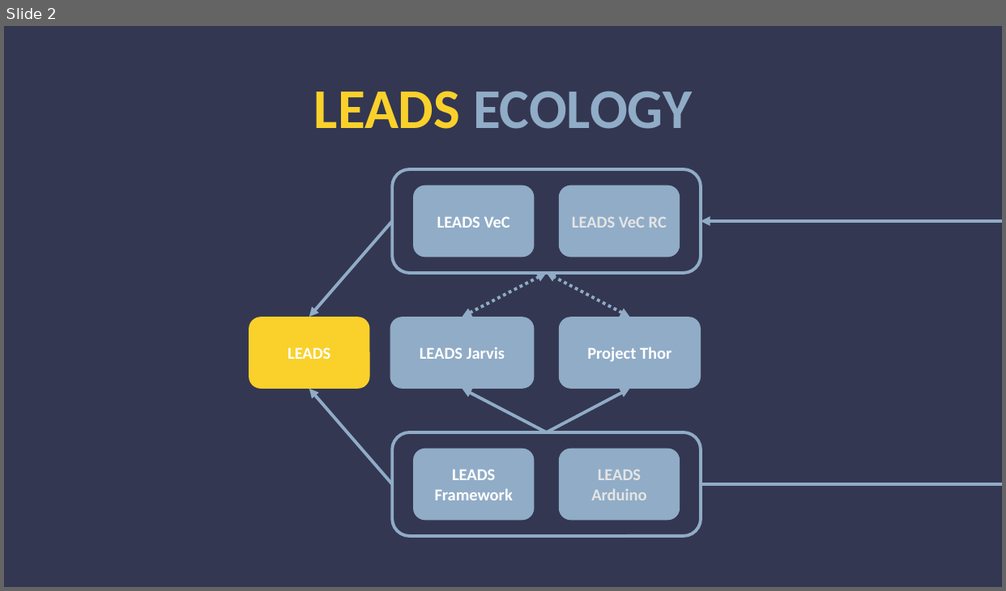
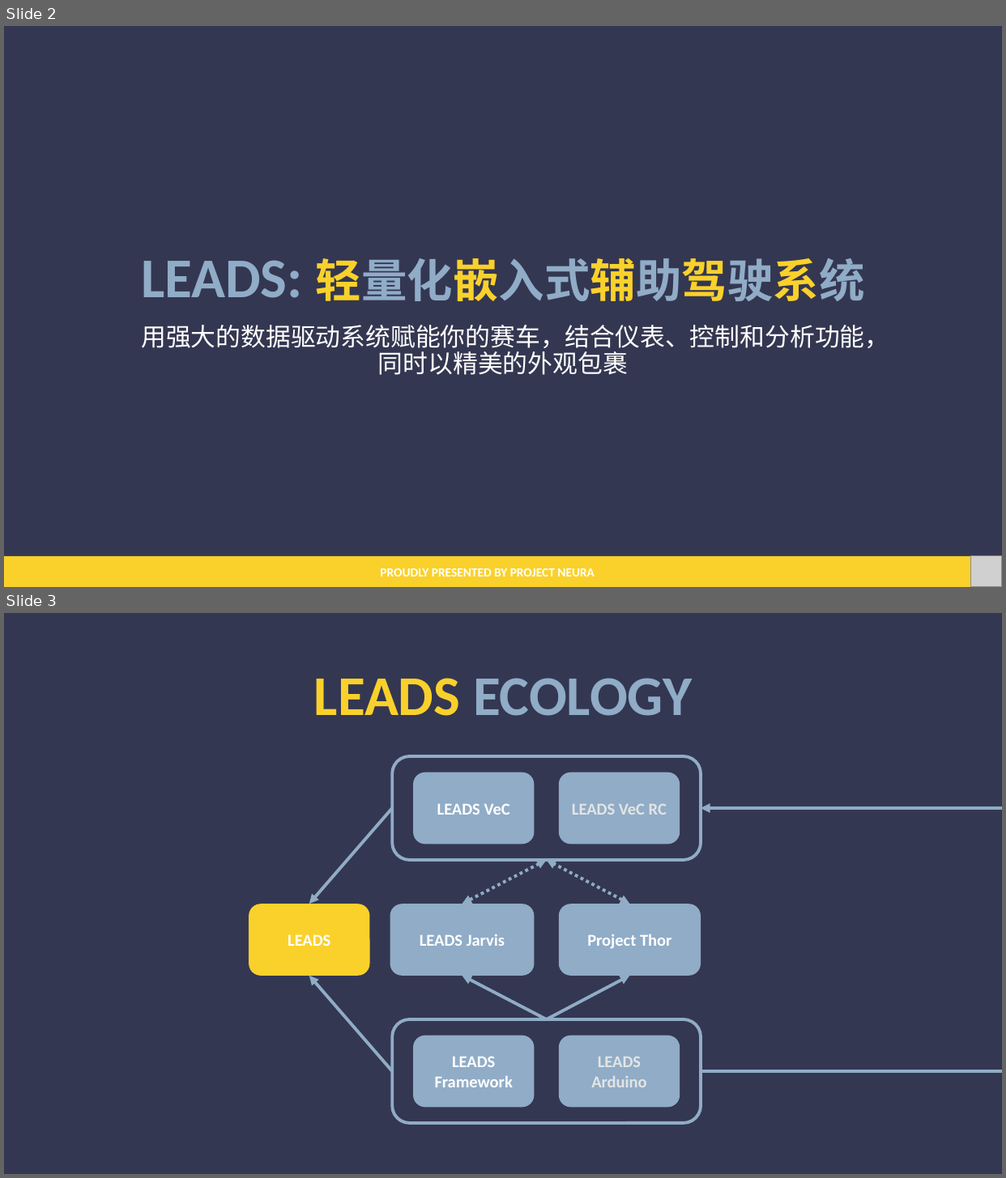
Before and after one commit to ProjectNeura/LEADS, a slide deck: docs/LEADS.pptx. Shown one above the other, each under a label of ours: slide 2 before the commit, slides 2 and 3 after it. The pictures are 1006x591 and 1006x1178 pixels, drawn with LibreOffice and Linux fonts; fonts in the diff are those of the drawing; grey boxes stand for pictures. Boxes give left, top, right and bottom in pixels: in the first picture for what was removed or moved away, otherwise in the second. Text is boxed around its words. In the diff, an @@ line names an element or a change of style, - is before the commit and + after.

Commit message:
Updated LEADS.pptx. (#316)

```diff
--- a/docs/LEADS.pptx
+++ b/docs/LEADS.pptx
@@ slide 2 added at (4, 26, 1002, 587), background #343751 @@
@@ title added at (141, 258, 865, 301), 44 pt, text #90ACC7, bold @@
+LEADS: 轻量化嵌入式辅助驾驶系统
@@ subtitle added at (141, 325, 889, 375), 24 pt, text #FFFFFF @@
+用强大的数据驱动系统赋能你的赛车，结合仪表、控制和分析功能，同时以精美的外观包裹
@@ rectangle added at (4, 557, 971, 587), fill #FAD12B, 12 pt, text #FFFFFF, bold @@
+PROUDLY PRESENTED BY PROJECT NEURA
@@ picture added at (971, 557, 1002, 587) @@
@@ what was slide 2 is now slide 3 @@
```
Also in this commit, not shown: 1 slide changed, 1 other slide added, 2 slides removed.
